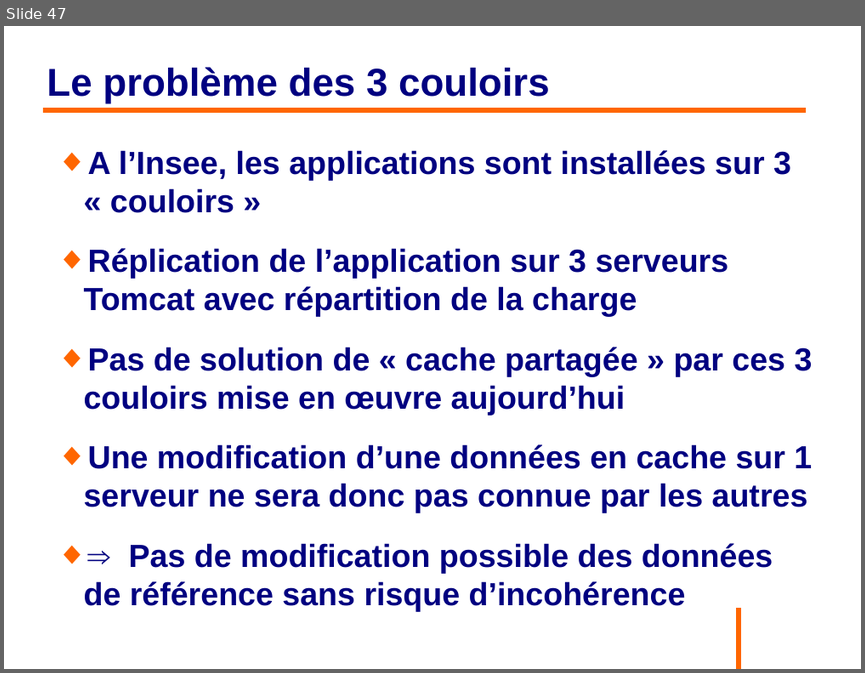
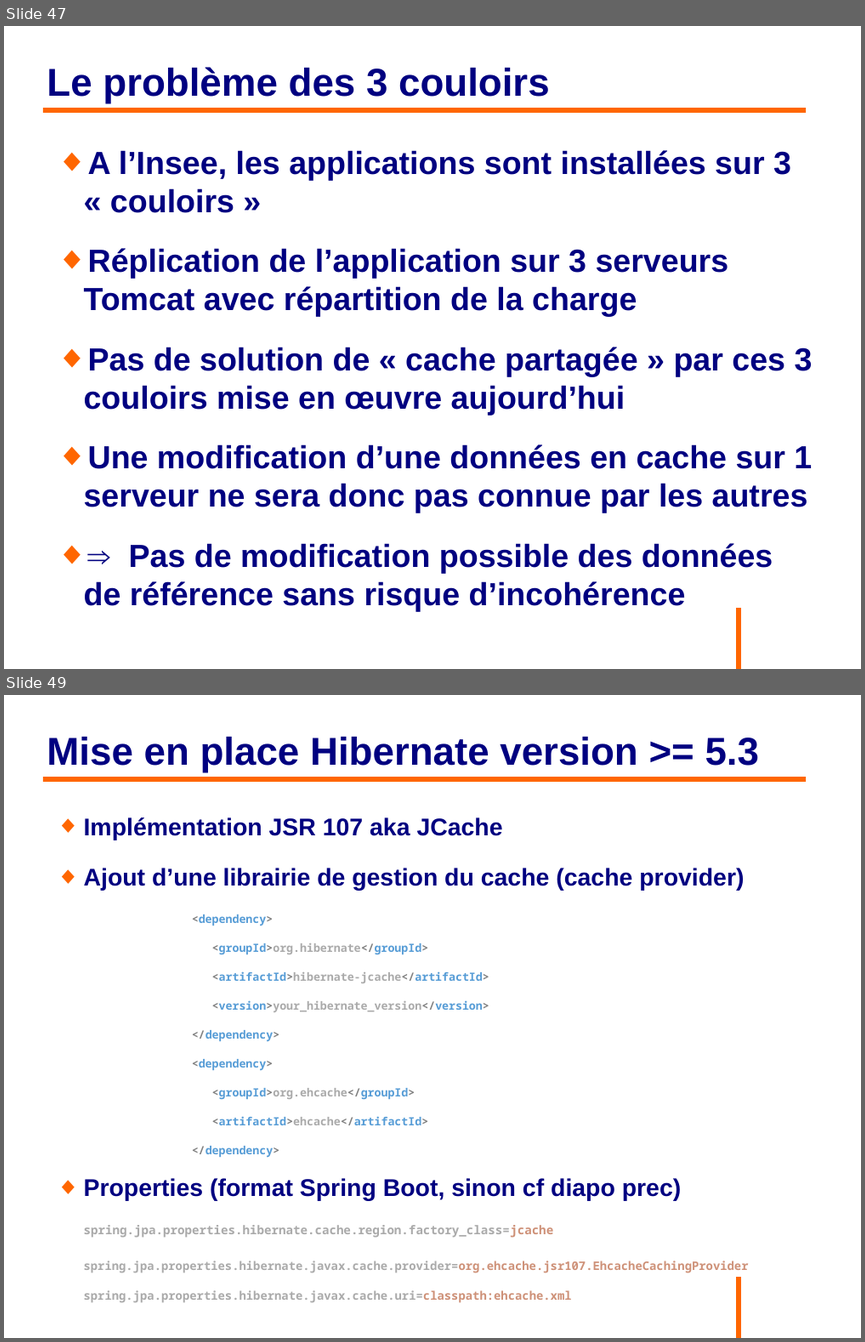
Before and after one commit to philphils/formation-hibernate-avancee, a slide deck: Documentation/diapo_formation_hibernate_avancee.odp. Shown one above the other, each under a label of ours: slide 47 before the commit, slides 47 and 49 after it; the slides between them are not shown. The pictures are 865x673 and 865x1342 pixels, drawn with LibreOffice and Linux fonts; fonts in the diff are those of the drawing; background and template pictures are left out. Boxes give left, top, right and bottom in pixels: in the first picture for what was removed or moved away, otherwise in the second. Text is boxed around its words. In the diff, an @@ line names an element or a change of style, - is before the commit and + after.

Commit message:
Diapo partie cache 2nd niveau en cours

```diff
--- a/Documentation/diapo_formation_hibernate_avancee.odp
+++ b/Documentation/diapo_formation_hibernate_avancee.odp
@@ slide 49 added at [4, 695, 861, 1338], background #FFFFFF; not listed: 1 template element that a slide beside it also shows @@
@@ title added at [46, 737, 760, 773], 36 pt, text #000080, bold @@
+Mise en place Hibernate version >= 5.3
@@ line added from (43, 779) to (806, 779), #FF6600 4.54 pt @@
@@ text added at [84, 817, 749, 1303], 10.5 pt, text #AAAAAA, bold @@
+◆ Implémentation JSR 107 aka JCache
+◆ Ajout d’une librairie de gestion du cache (cache provider)
+<dependency>
+<groupId>org.hibernate</groupId>
+<artifactId>hibernate-jcache</artifactId>
+<version>your_hibernate_version</version>
+</dependency>
+<dependency>
+<groupId>org.ehcache</groupId>
+<artifactId>ehcache</artifactId>
+</dependency>
+◆ Properties (format Spring Boot, sinon cf diapo prec)
+spring.jpa.properties.hibernate.cache.region.factory_class=jcache
+spring.jpa.properties.hibernate.javax.cache.provider=org.ehcache.jsr107.EhcacheCachingProvider
+spring.jpa.properties.hibernate.javax.cache.uri=classpath:ehcache.xml
```
Also in this commit, not shown: 1 slide changed, 1 other slide added.
